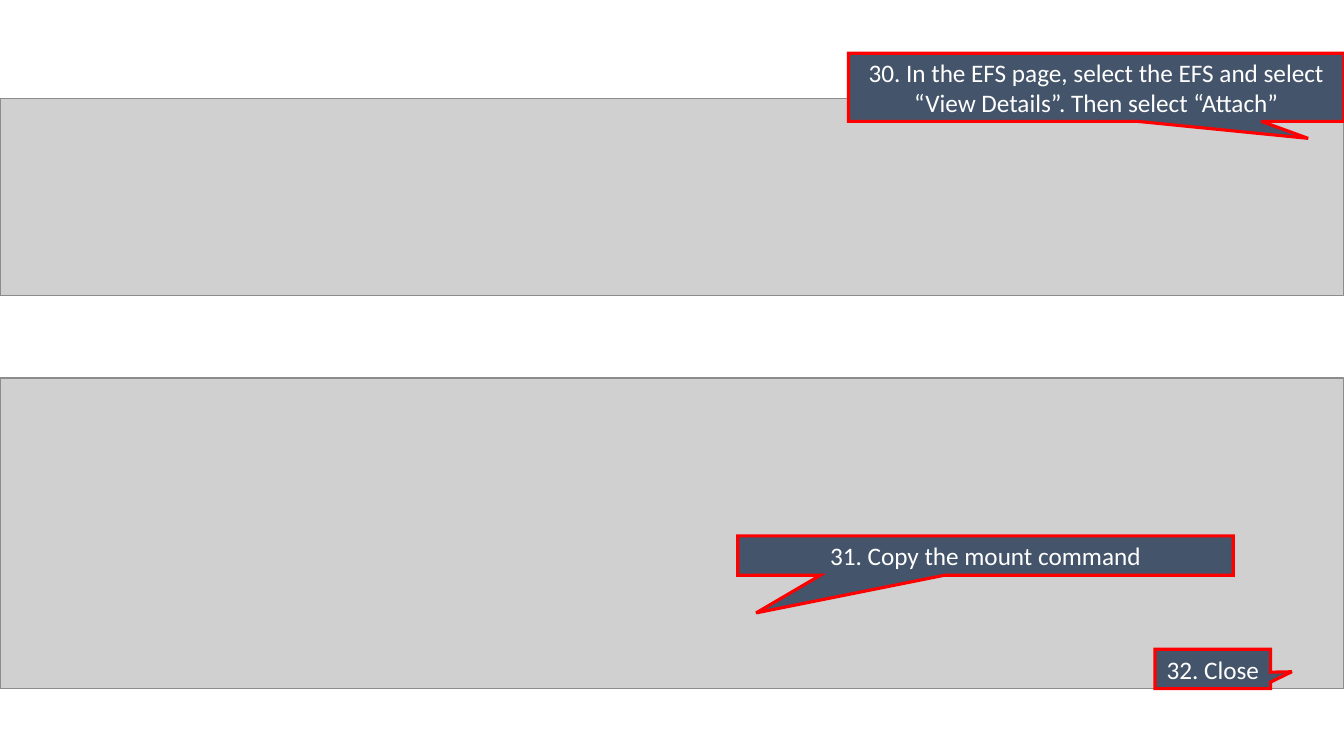
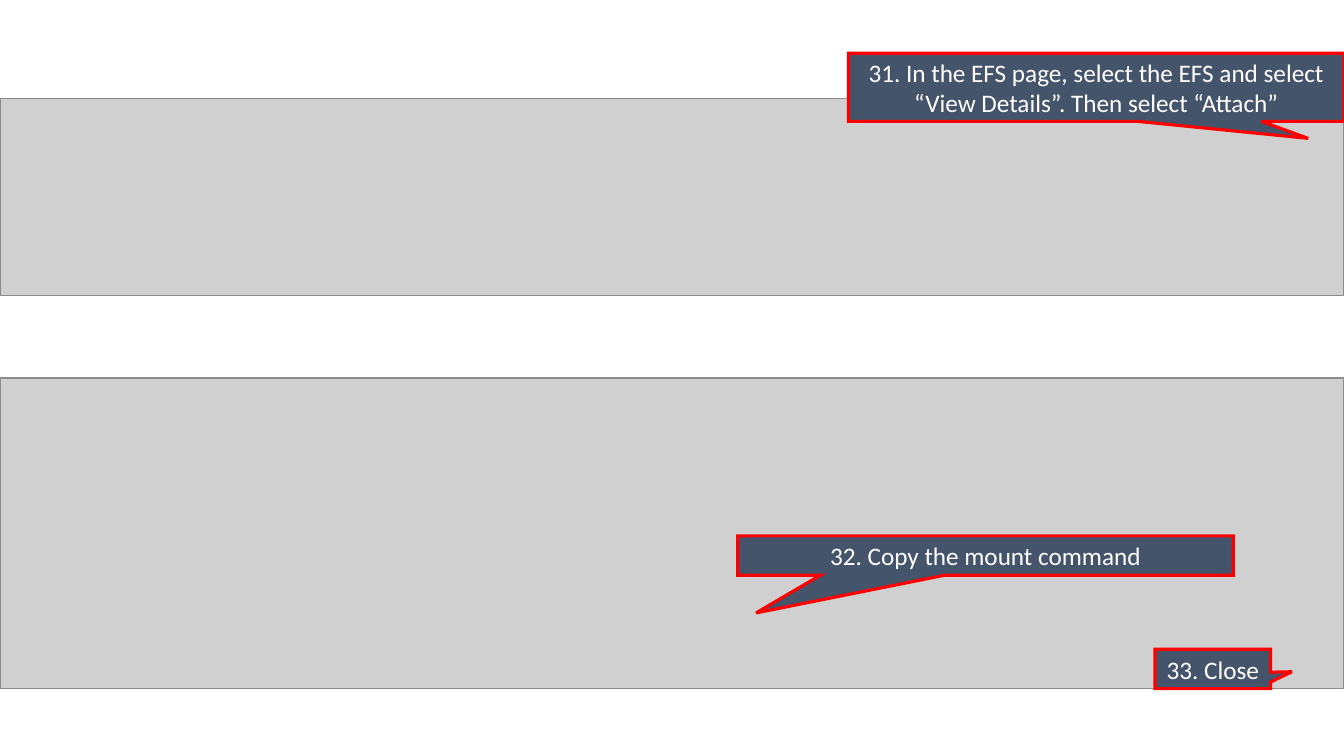
Before and after one commit to enhariharan/aws-solutions-architect-training, a slide deck: slide 11 of module_1_elastic_compute_and_storage_volumes/assignment_3_ec2_and_efs/modue_2_assignment_3_ec2_and_efs.pptx. Drawn at 1344x756 pixels with LibreOffice and Linux fonts; fonts in the diff are those of the drawing; grey boxes stand for pictures. Boxes give left, top, right and bottom in pixels: in the first picture for what was removed or moved away, otherwise in the second. Text is boxed around its words. In the diff, an @@ line names an element or a change of style, - is before the commit and + after.

```diff
--- a/module_1_elastic_compute_and_storage_volumes/assignment_3_ec2_and_efs/modue_2_assignment_3_ec2_and_efs.pptx
+++ b/module_1_elastic_compute_and_storage_volumes/assignment_3_ec2_and_efs/modue_2_assignment_3_ec2_and_efs.pptx
@@ text in speech box at (x1=869, y1=64, x2=1324, y2=112): text changed @@
-30. In the EFS page, select the EFS and select “View Details”. Then select “Attach”
+31. In the EFS page, select the EFS and select “View Details”. Then select “Attach”
@@ text in speech box at (x1=830, y1=547, x2=1140, y2=569): text changed @@
-31. Copy the mount command
+32. Copy the mount command
@@ text in speech box at (x1=1167, y1=661, x2=1259, y2=679): text changed @@
-32. Close
+33. Close
```
Also in this commit, not shown: 1 slide added, 1 other file.
